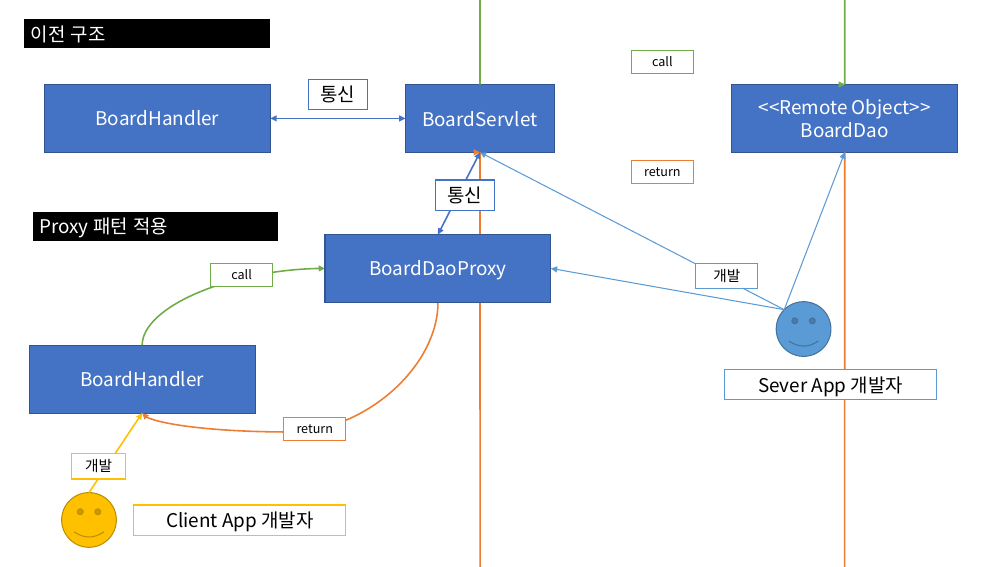
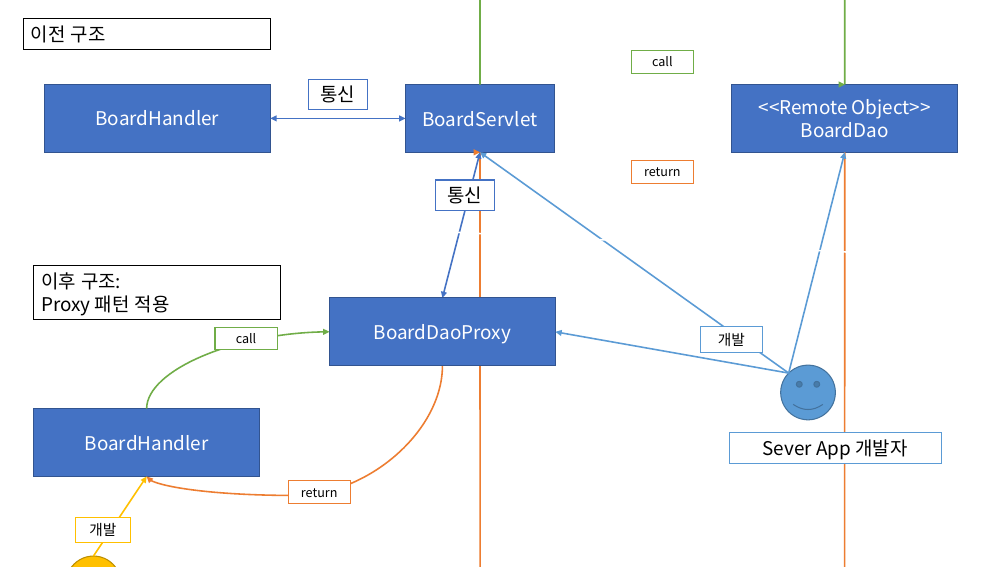
Before and after one commit to Dingadung/2022-study-workspace, a slide deck: slide 8 of study-note/자바/2022-08-19 내용정리.pptx. Drawn at 1008x567 pixels with LibreOffice and Linux fonts; fonts in the diff are those of the drawing. Boxes give left, top, right and bottom in pixels: in the first picture for what was removed or moved away, otherwise in the second. Text is boxed around its words. In the diff, an @@ line names an element or a change of style, - is before the commit and + after.

```diff
--- a/study-note/자바/2022-08-19 내용정리.pptx
+++ b/study-note/자바/2022-08-19 내용정리.pptx
@@ rectangle "이전 구조" at (23, 19, 271, 49): text colour #FFFFFF to #000000; fill #000000 to #FFFFFF; outline #FFFFFF 1.5 pt to #000000 1 pt @@
@@ double arrow moved from (438, 234) - (480, 152) to (442, 298) - (480, 152) @@
@@ arrow moved from (784, 310) - (480, 152) to (789, 374) - (480, 152) @@
@@ arrow (789, 374) - (480, 152): stroke #5B9BD5 1 pt to #5B9BD5 1.5 pt @@
@@ arrow moved from (784, 310) - (845, 152) to (789, 374) - (845, 152) @@
@@ arrow (789, 374) - (845, 152): stroke #5B9BD5 1 pt to #5B9BD5 1.5 pt @@
@@ line added from (23, 211) to (950, 257), #FFFFFF 1.5 pt @@
@@ rectangle "이후 구조:": place and size @@
-rectangle "이후 구조:" at (32, 211, 279, 241)
+rectangle "이후 구조:" at (34, 265, 281, 319)
@@ rectangle "이후 구조:" at (34, 265, 281, 319): fill #000000 to #FFFFFF; outline #FFFFFF 1.5 pt to #000000 1 pt @@
@@ text in rectangle at (41, 272, 121, 290): paragraph added @@
+이후 구조:
@@ text in rectangle at (41, 295, 170, 316): text colour #FFFFFF to #000000 in "Proxy 패턴 적용" @@
@@ 7 rectangles, 2 smiley faces, 2 curved arrows, 2 arrows: place and size @@
-7 rectangles, 2 smiley faces, 2 curved arrows, 2 arrows at (29, 234, 937, 547)
+7 rectangles, 2 smiley faces, 2 curved arrows, 2 arrows at (34, 298, 941, 567)
@@ arrow (789, 374) - (556, 332): stroke #5B9BD5 1 pt to #5B9BD5 1.5 pt @@
@@ rectangle removed at (134, 505, 346, 535) @@
-Client App 개발자
```
Also in this commit, not shown: 1 slide added, 1 slide removed, 1 other file.
